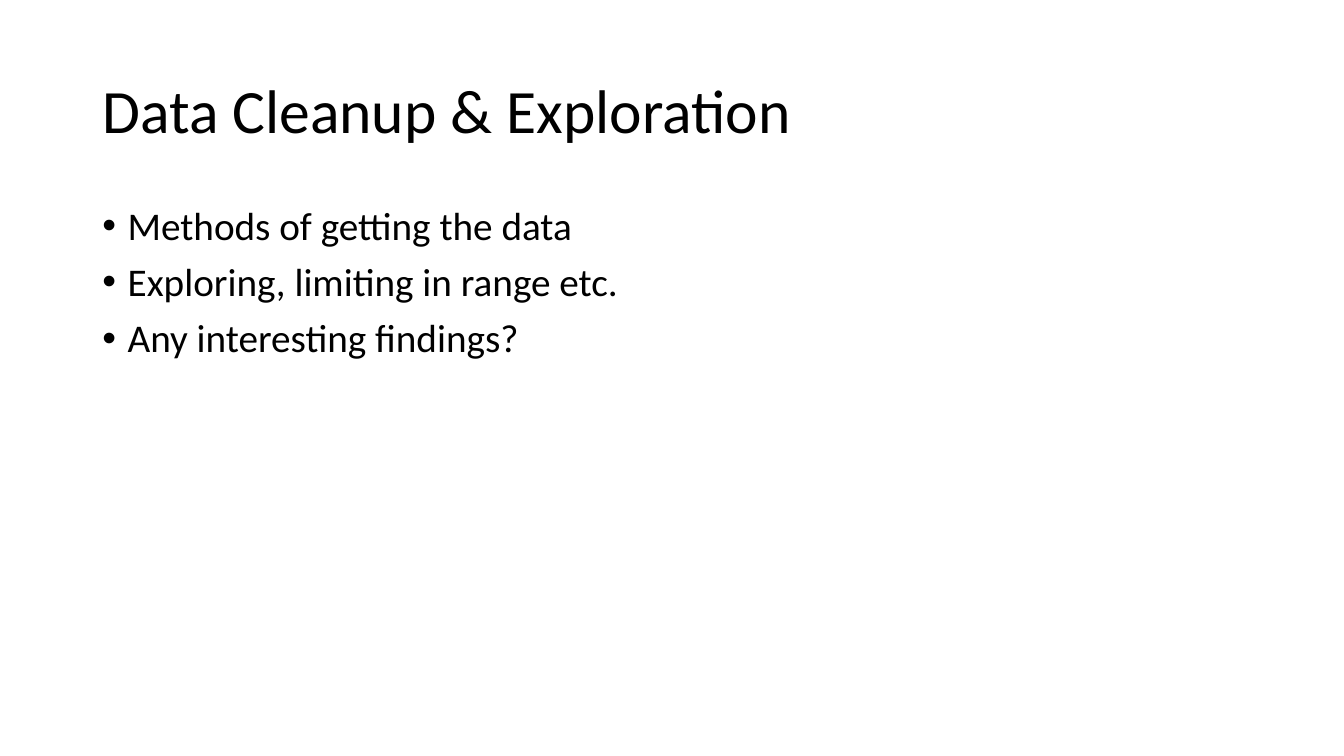
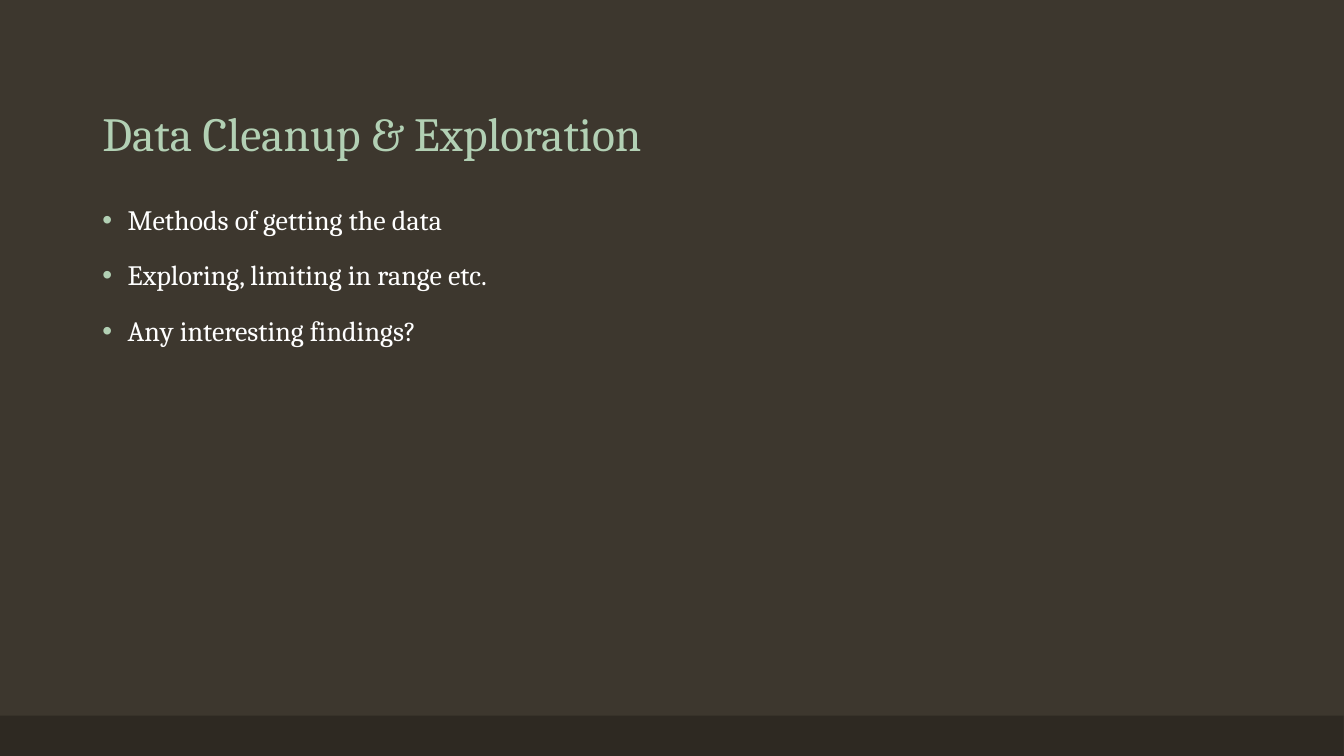
Before and after one commit to elizabethjaye/Project1-Repository, a slide deck: slide 6 of Housing in Orange County, FL.pptx. Drawn at 1344x756 pixels with LibreOffice and Linux fonts; fonts in the diff are those of the drawing. Boxes give left, top, right and bottom in pixels: in the first picture for what was removed or moved away, otherwise in the second. Text is boxed around its words. In the diff, an @@ line names an element or a change of style, - is before the commit and + after.

Commit message:
Updating for age buckets, new format for ppt

```diff
--- a/Housing in Orange County, FL.pptx
+++ b/Housing in Orange County, FL.pptx
@@ background #FFFFFF to #3D372E @@
@@ title "Data Cleanup & Exploration" at (x1=102, y1=118, x2=641, y2=161): size 44 to 34 pt, font Calibri to Cambria, text colour #000000 to #B2D0B4; vertical alignment middle to bottom @@
@@ text "Methods of getting the data" at (x1=128, y1=210, x2=487, y2=347): size 28 to 20 pt, font Calibri to Cambria, text colour #000000 to #FFFFFF; more space between paragraphs @@
@@ rectangle added at (x1=0, y1=716, x2=1344, y2=756), fill #2E2923 @@
```
Also in this commit, not shown: 8 other slides changed, 1 other file.
